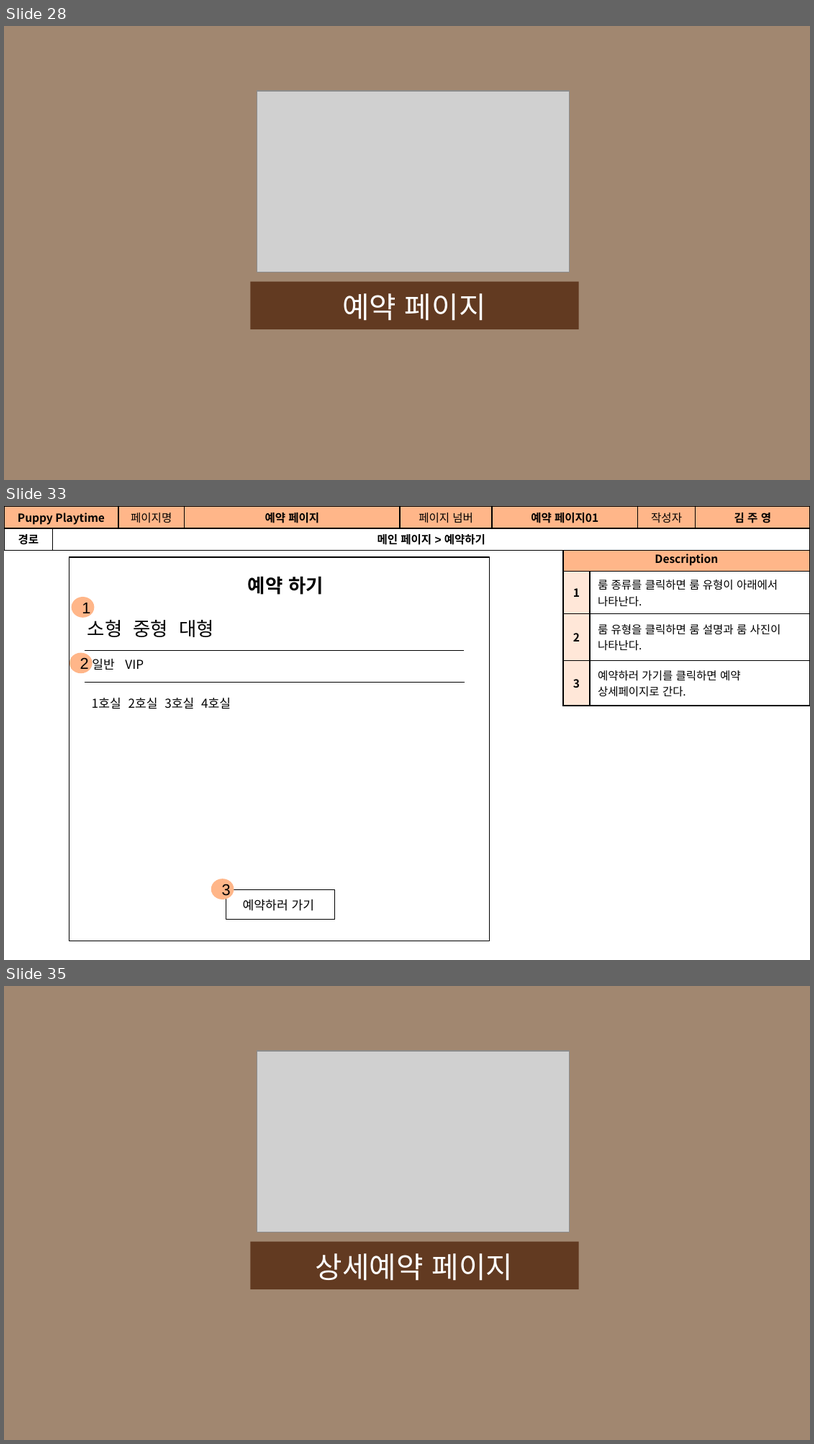
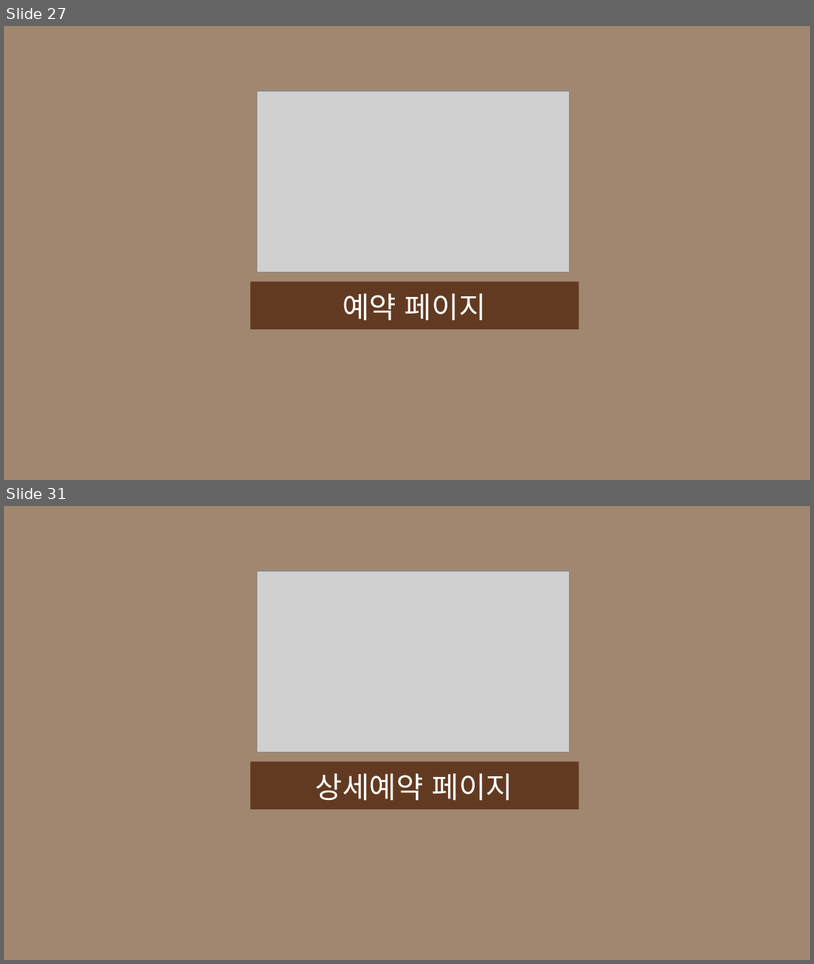
Before and after one commit to Jogging-Kim-Chaebak/PuppyPlaytime, a slide deck: 프로젝트 산출물/9. 스토리보드/Puppy Playtime 사용자 스토리보드.pptx. Shown one above the other, each under a label of ours: slides 28, 33 and 35 before the commit, slides 27 and 31 after it; the slides between them are not shown. The pictures are 814x1444 and 814x964 pixels, drawn with LibreOffice and Linux fonts; fonts in the diff are those of the drawing; grey boxes stand for pictures. Boxes give left, top, right and bottom in pixels: in the first picture for what was removed or moved away, otherwise in the second. Text is boxed around its words. In the diff, an @@ line names an element or a change of style, - is before the commit and + after.

```diff
--- a/프로젝트 산출물/9. 스토리보드/Puppy Playtime 사용자 스토리보드.pptx
+++ b/프로젝트 산출물/9. 스토리보드/Puppy Playtime 사용자 스토리보드.pptx
@@ slide 33 removed at <box>4,506,810,960</box>, background #FFFFFF @@
@@ table removed at <box>4,506,810,548</box>, 2 rows, 8 columns @@
-Puppy Playtime |  | 페이지명 | 예약 페이지 | 페이지 넘버 | 예약 페이지01 | 작성자 | 김 주 영
-경로 | 메인 페이지 > 예약하기 |  |  |  |  |  | 
@@ text removed at <box>12,510,129,525</box> @@
-공간(오피스) 대여 시스템
@@ table removed at <box>563,545,810,705</box>, 4 rows, 2 columns @@
-Description | 
-1 | 룸 종류를 클릭하면 룸 유형이 아래에서 나타난다.
-2 | 룸 유형을 클릭하면 룸 설명과 룸 사진이 나타난다.
-3 | 예약하러 가기를 클릭하면 예약 상세페이지로 간다.
@@ rectangle removed at <box>70,557,489,940</box> @@
@@ text removed at <box>248,576,324,595</box> @@
-예약 하기
@@ ellipse removed at <box>72,598,93,616</box> @@
-1
@@ text removed at <box>88,620,214,637</box> @@
-소형 중형 대형
@@ ellipse removed at <box>71,654,92,672</box> @@
-2
@@ line removed from (85, 650) to (465, 650) @@
@@ text removed at <box>92,659,144,669</box> @@
-일반 VIP
@@ line removed from (85, 682) to (465, 682) @@
@@ text removed at <box>92,698,231,709</box> @@
-1호실 2호실 3호실 4호실
@@ ellipse removed at <box>212,880,233,898</box> @@
-3
@@ rectangle removed at <box>226,889,335,918</box> @@
@@ text removed at <box>243,899,315,911</box> @@
-예약하러 가기
@@ what was slide 28 is now slide 27 @@
@@ what was slide 35 is now slide 31 @@
```
Also in this commit, not shown: 13 slides changed, 3 other slides removed, 3 other files.
